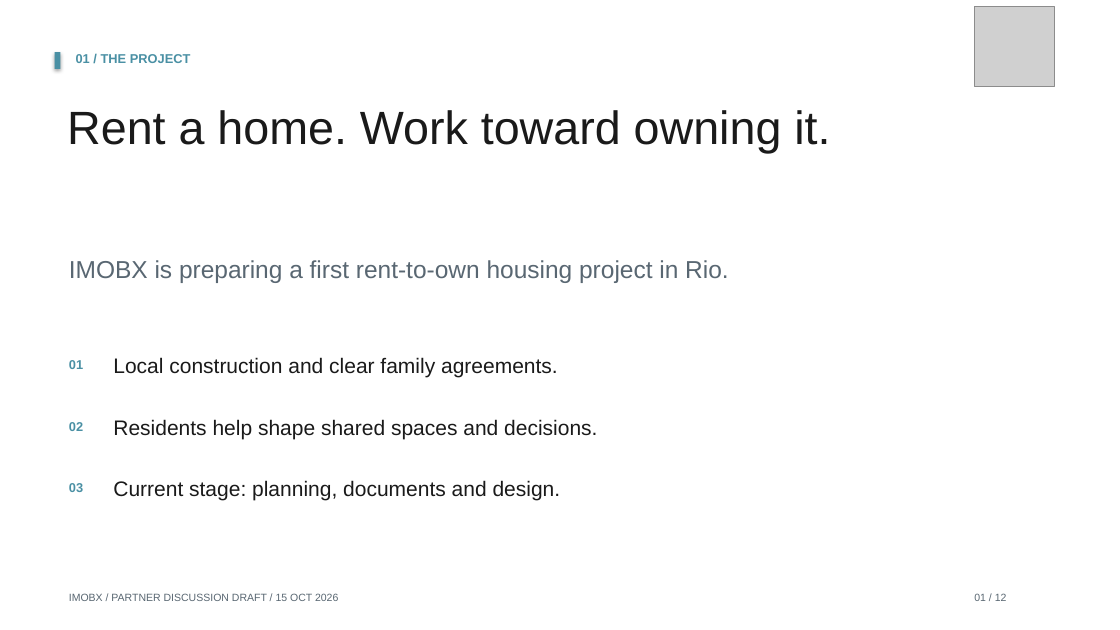
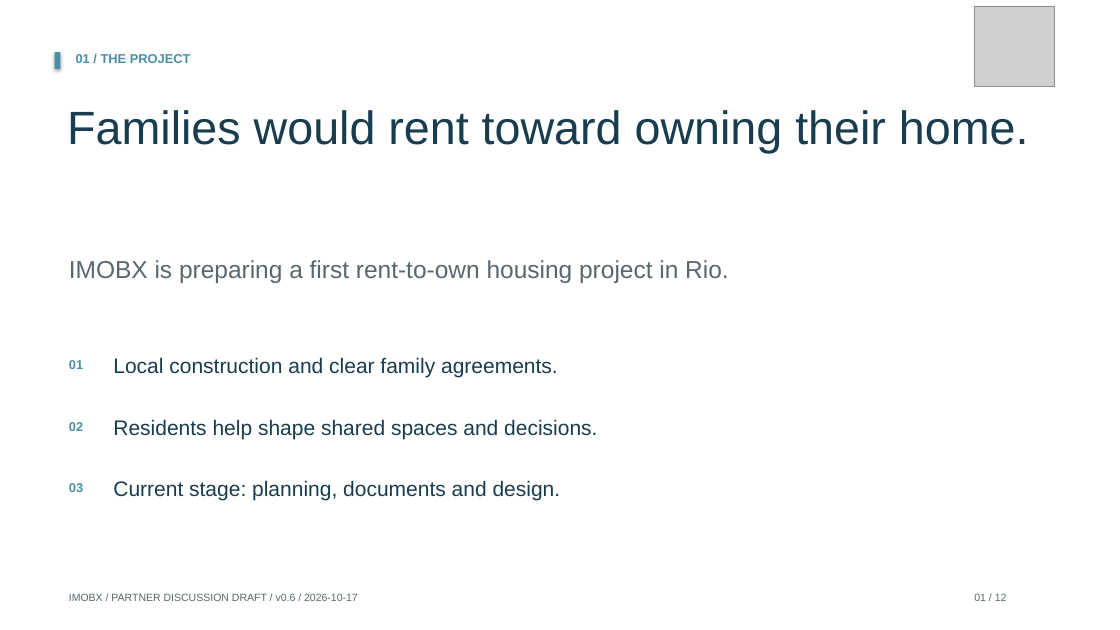
Before and after one commit to Siah-kin/imobx-website, a slide deck: slide 1 of pitchdeck.pptx. Drawn at 1120x630 pixels with LibreOffice and Linux fonts; fonts in the diff are those of the drawing; grey boxes stand for pictures. Boxes give left, top, right and bottom in pixels: in the first picture for what was removed or moved away, otherwise in the second. Text is boxed around its words. In the diff, an @@ line names an element or a change of style, - is before the commit and + after.

```diff
--- a/pitchdeck.pptx
+++ b/pitchdeck.pptx
@@ text at bbox=[67, 110, 1029, 154]: text changed; text colour #1A1A1A to #193D4E @@
-Rent a home. Work toward owning it.
+Families would rent toward owning their home.
@@ text colour #1A1A1A to #193D4E in 3 elements at bbox=[113, 357, 558, 378], bbox=[113, 419, 597, 439], bbox=[113, 480, 561, 500] @@
@@ text at bbox=[69, 593, 358, 601]: text changed @@
-IMOBX / PARTNER DISCUSSION DRAFT / 15 OCT 2026
+IMOBX / PARTNER DISCUSSION DRAFT / v0.6 / 2026-10-17
```
Also in this commit, not shown: 11 other slides changed, 41 other files.
